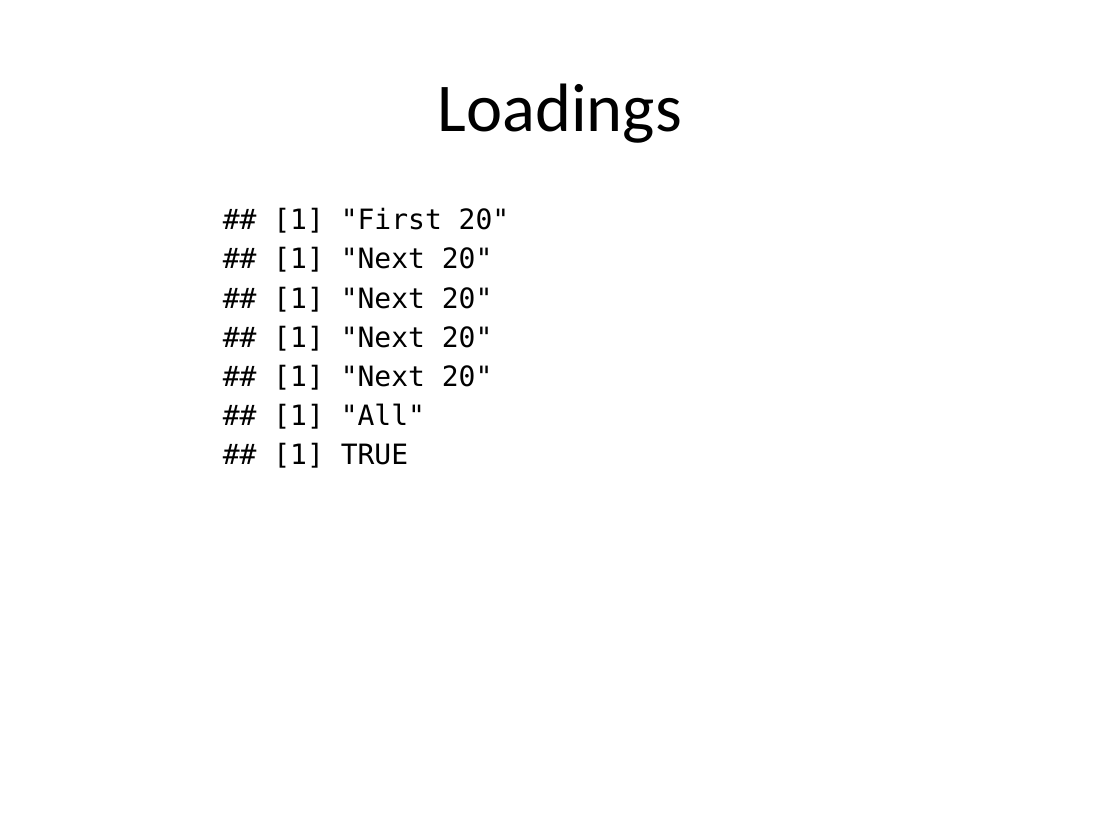
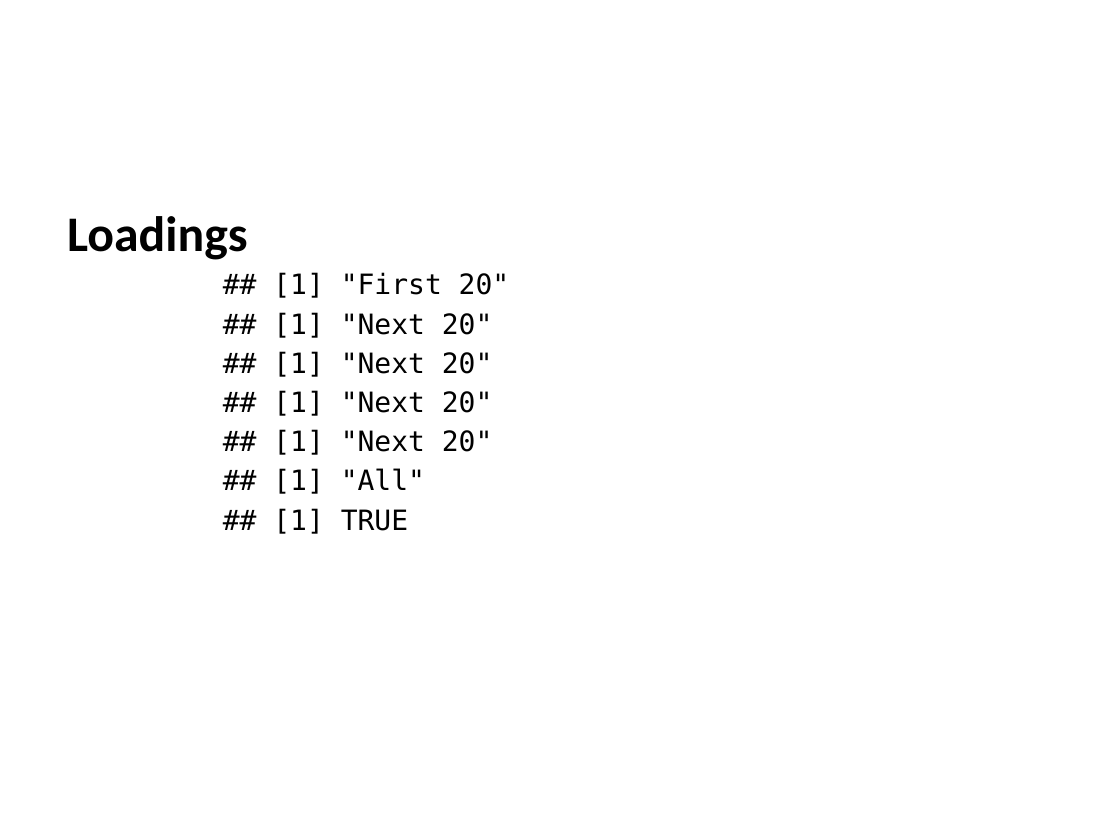
Before and after one commit to rkmalaiya/Environement_vs_Happiness, a slide deck: slide 8 of presentation/ppt1/power_point_assign1.pptx (slide 11 before the commit). Drawn at 1120x840 pixels with LibreOffice and Linux fonts; fonts in the diff are those of the drawing. Boxes give left, top, right and bottom in pixels: in the first picture for what was removed or moved away, otherwise in the second. Text is boxed around its words. In the diff, an @@ line names an element or a change of style, - is before the commit and + after.

```diff
--- a/presentation/ppt1/power_point_assign1.pptx
+++ b/presentation/ppt1/power_point_assign1.pptx
@@ title removed at (438,83,682,143) @@
-Loadings
@@ text at (67,216,248,260): paragraph added @@
+Loadings
```
Also in this commit, not shown: 3 other slides changed, 3 slides added, 6 slides removed, 10 other files.
